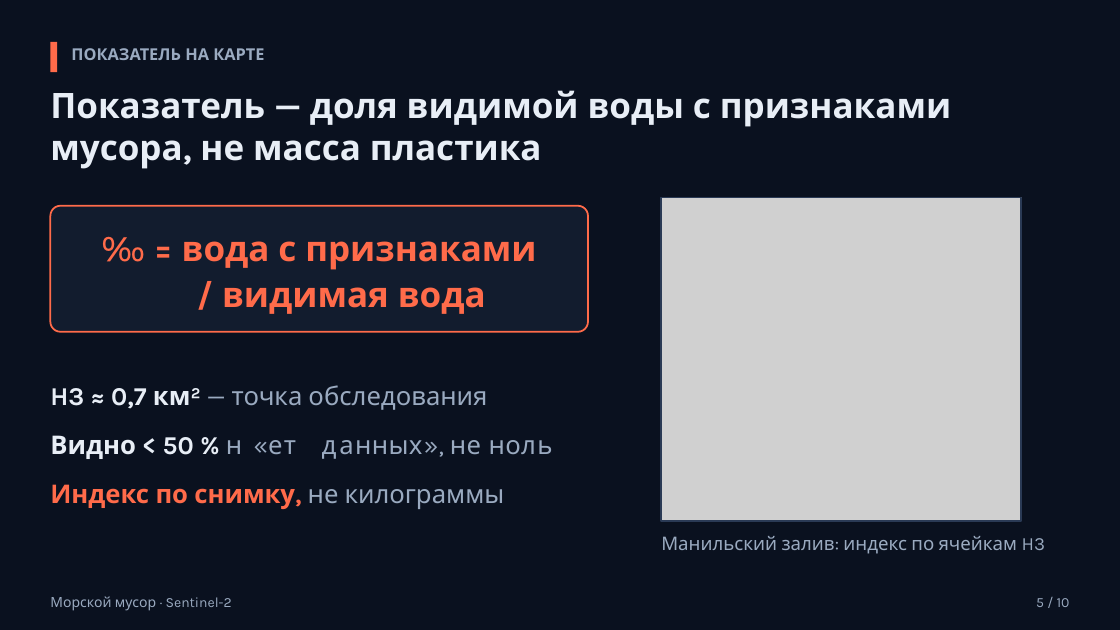
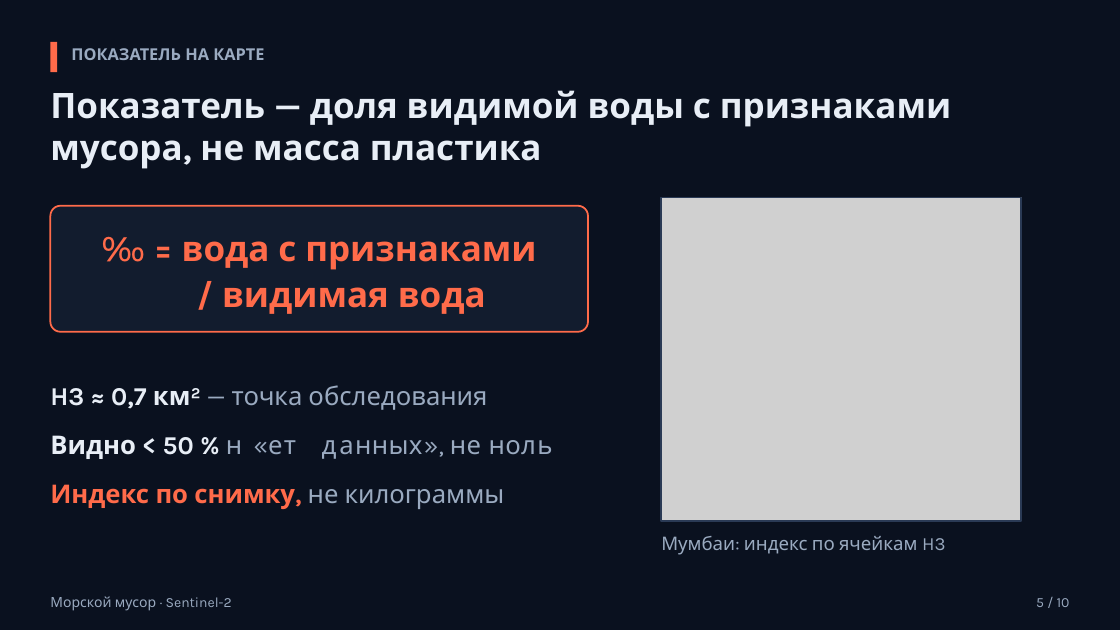
Before and after one commit to azama2t/final-cosmohack, a slide deck: slide 5 of reports/deck.pptx. Drawn at 1120x630 pixels with LibreOffice and Linux fonts; fonts in the diff are those of the drawing; grey boxes stand for pictures. Boxes give left, top, right and bottom in pixels: in the first picture for what was removed or moved away, otherwise in the second. Text is boxed around its words. In the diff, an @@ line names an element or a change of style, - is before the commit and + after.

Commit message:
docs: свежие кадры интерфейса, дека и речь по лучшему надёжному району (Мумбаи)

```diff
--- a/reports/deck.pptx
+++ b/reports/deck.pptx
@@ text at box(661, 536, 945, 555): text changed @@
-Манильский залив: индекс по ячейкам H3
+Мумбаи: индекс по ячейкам H3
```
Also in this commit, not shown: 4 other slides changed, 23 other files.
